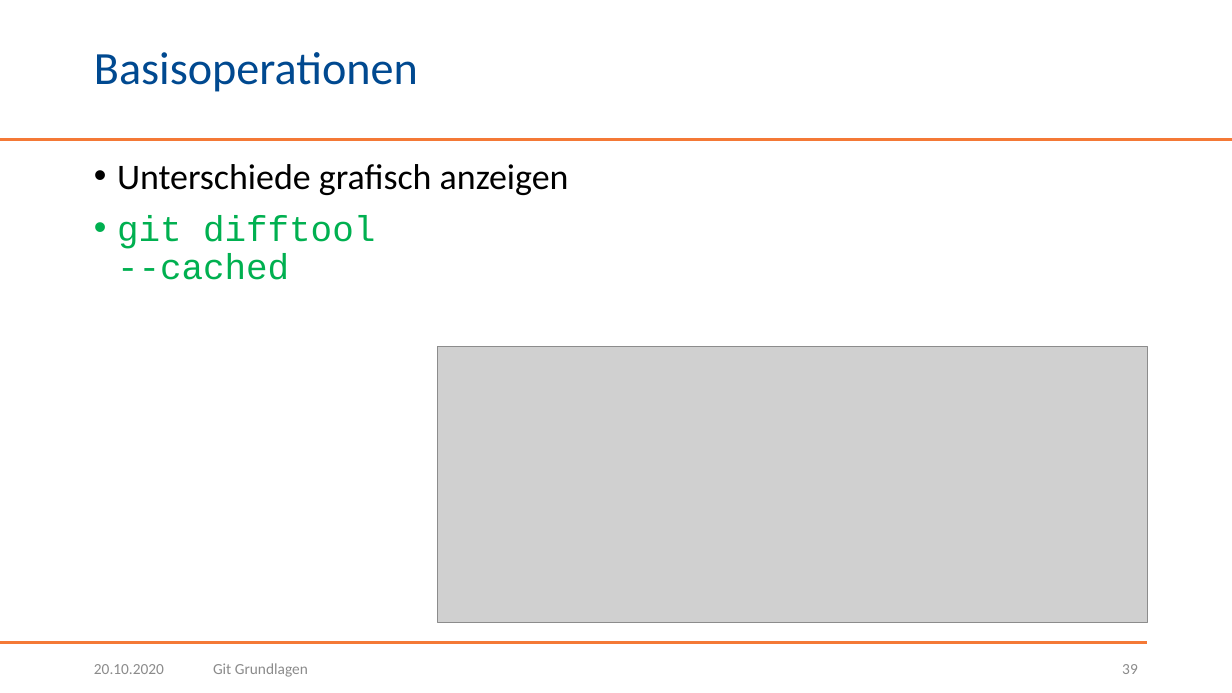
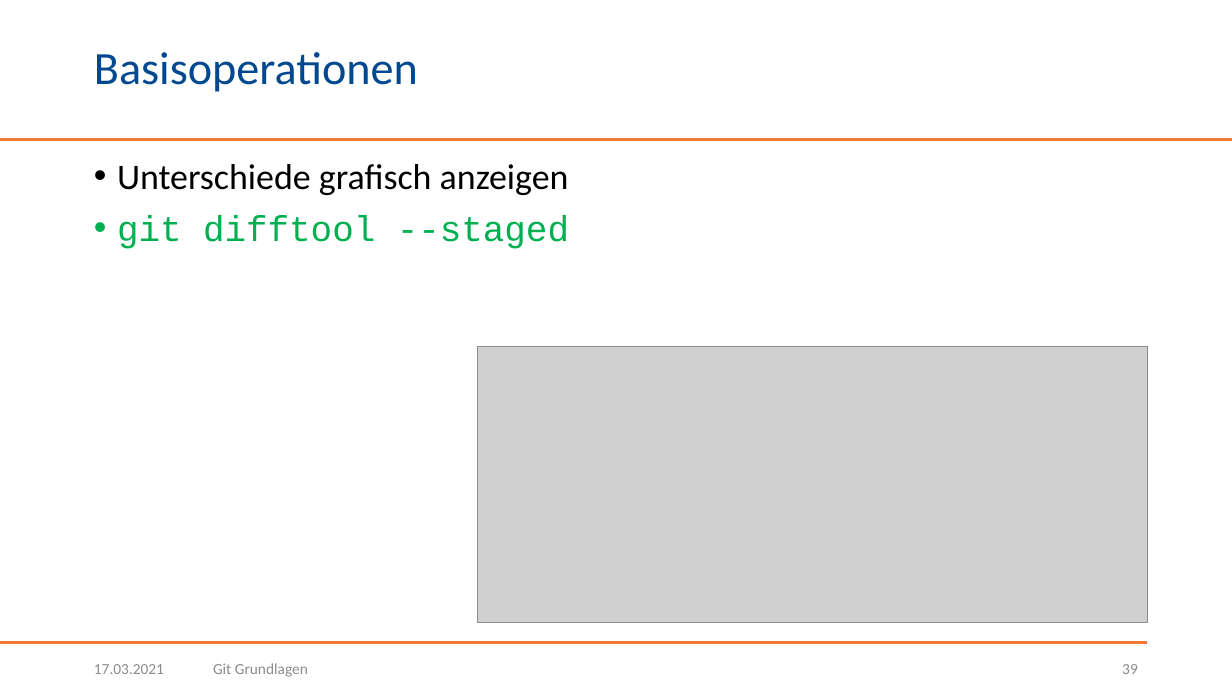
Before and after one commit to BogyMitutoyoCTL/Snake-AI-2021.1, a slide deck: slide 39 of presentation/Git Grundlagen.pptx. Drawn at 1232x693 pixels with LibreOffice and Linux fonts; fonts in the diff are those of the drawing; grey boxes stand for pictures; background and template pictures are left out. Boxes give left, top, right and bottom in pixels: in the first picture for what was removed or moved away, otherwise in the second. Text is boxed around its words. In the diff, an @@ line names an element or a change of style, - is before the commit and + after.

Commit message:
Änderung von git diff --cached auf git diff --staged

```diff
--- a/presentation/Git Grundlagen.pptx
+++ b/presentation/Git Grundlagen.pptx
@@ text at [117, 215, 569, 249]: text changed @@
-• git difftool
-  --cached
+• git difftool --staged
@@ picture: place and size @@
-picture at [438, 347, 1147, 623]
+picture at [477, 347, 1147, 623]
@@ text at [94, 664, 164, 674]: text changed @@
-20.10.2020
+17.03.2021
```
Also in this commit, not shown: 48 other slides changed.
